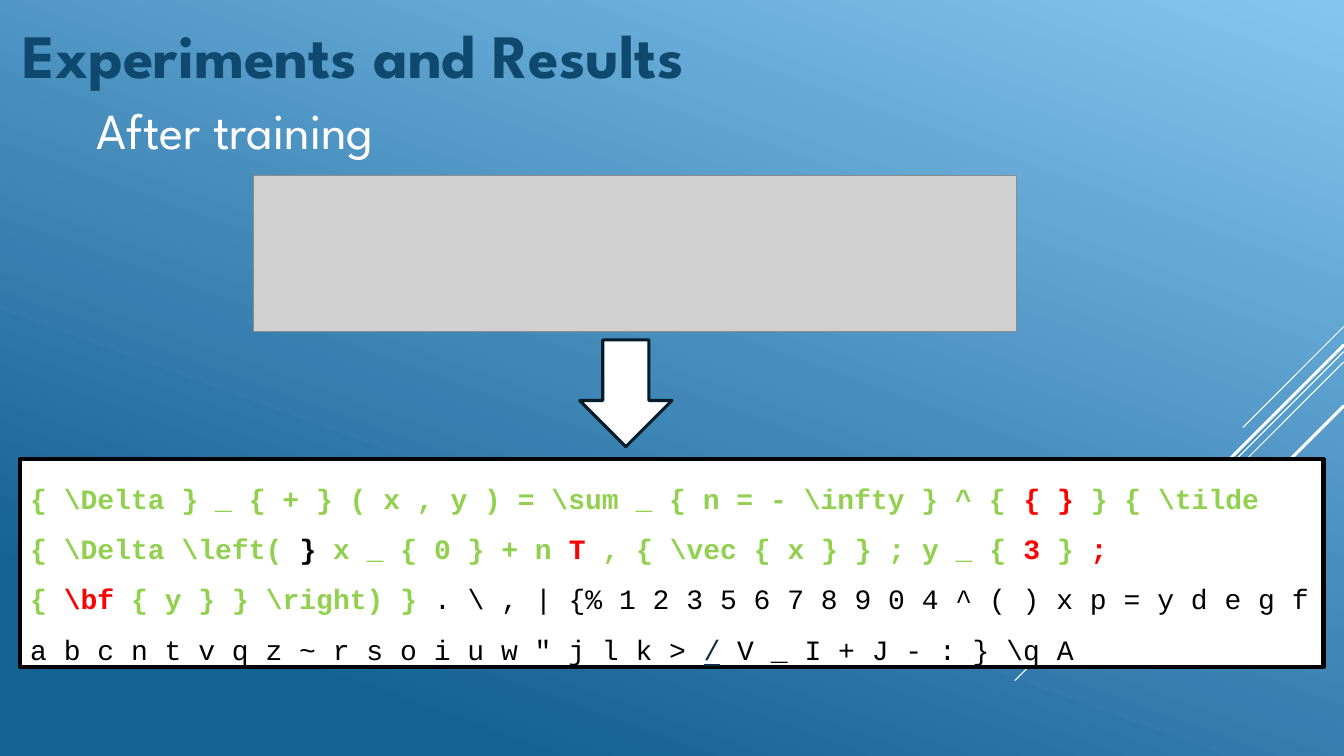
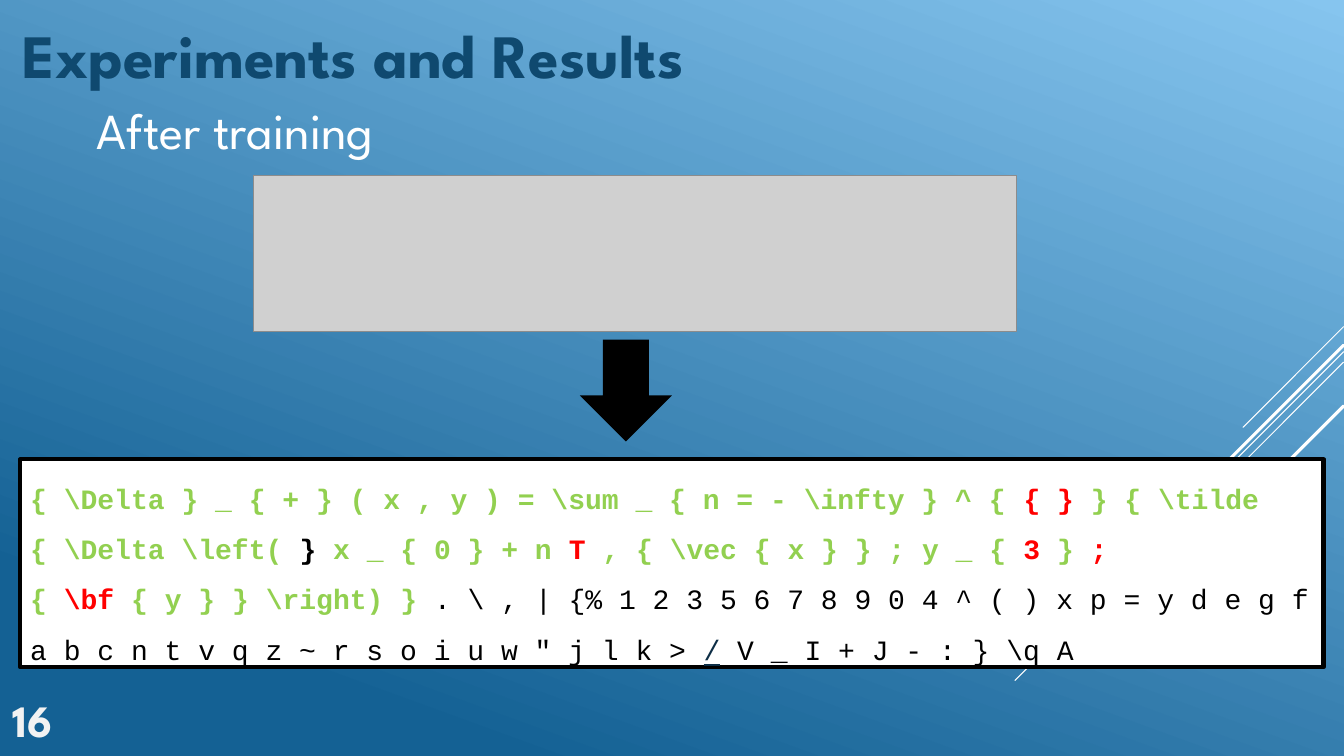
Before and after one commit to GeckSpy/IPdf2Latex, a slide deck: slide 17 of Presentation/Final presentation.pptx. Drawn at 1344x756 pixels with LibreOffice and Linux fonts; fonts in the diff are those of the drawing; grey boxes stand for pictures. Boxes give left, top, right and bottom in pixels: in the first picture for what was removed or moved away, otherwise in the second. Text is boxed around its words. In the diff, an @@ line names an element or a change of style, - is before the commit and + after.

```diff
--- a/Presentation/Final presentation.pptx
+++ b/Presentation/Final presentation.pptx
@@ down arrow: place and size @@
-down arrow at [580,340,671,447]
+down arrow at [580,340,671,442]
@@ down arrow at [580,340,671,442]: fill #FFFFFF to #000000; outline #021E2B 2.25 pt to none @@
@@ text added at [13,707,53,738], 32 pt, text #F2F2F2, bold @@
+16
```
Also in this commit, not shown: 17 other slides changed, 2 slides added, 1 slide removed, 2 other files.
